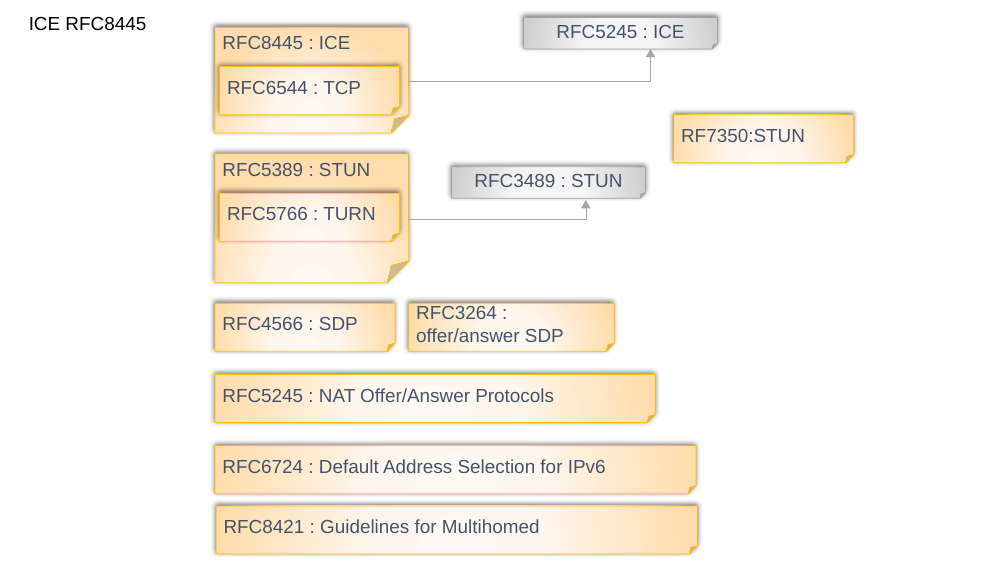
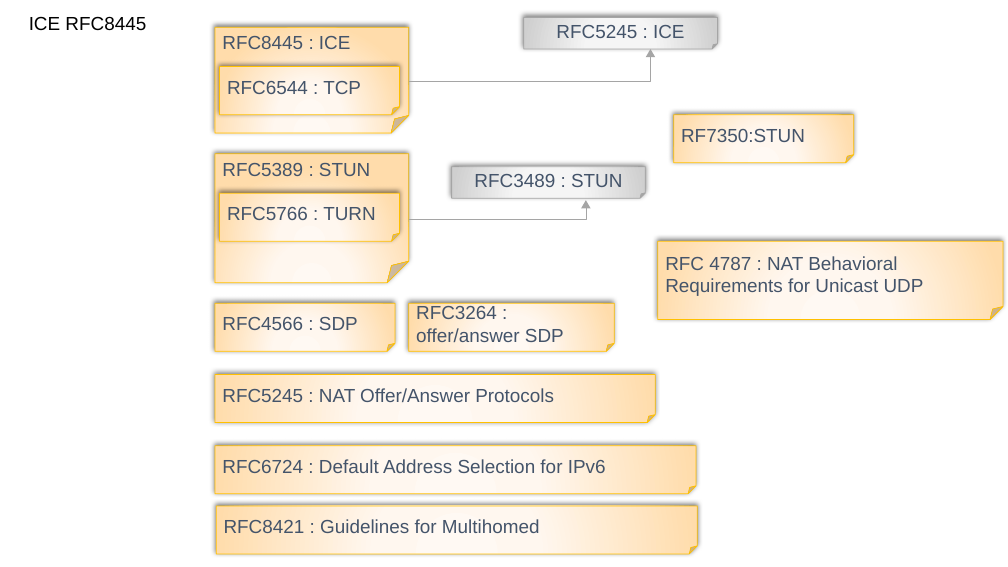
Before and after one commit to httpmail/pg-ice, a slide deck: slide 1 of docs.pptx. Drawn at 1008x567 pixels with LibreOffice and Linux fonts; fonts in the diff are those of the drawing. Boxes give left, top, right and bottom in pixels: in the first picture for what was removed or moved away, otherwise in the second. Text is boxed around its words. In the diff, an @@ line names an element or a change of style, - is before the commit and + after.

```diff
--- a/docs.pptx
+++ b/docs.pptx
@@ folded corner added at (658, 241, 1003, 320), fill gradient #FFFAF4 to #FFF8EF to #FFDCAB, outline #FFC000 0.75 pt, 18 pt, text #44546A @@
+RFC 4787 : NAT Behavioral Requirements for Unicast UDP
```
Also in this commit, not shown: 27 other files.
